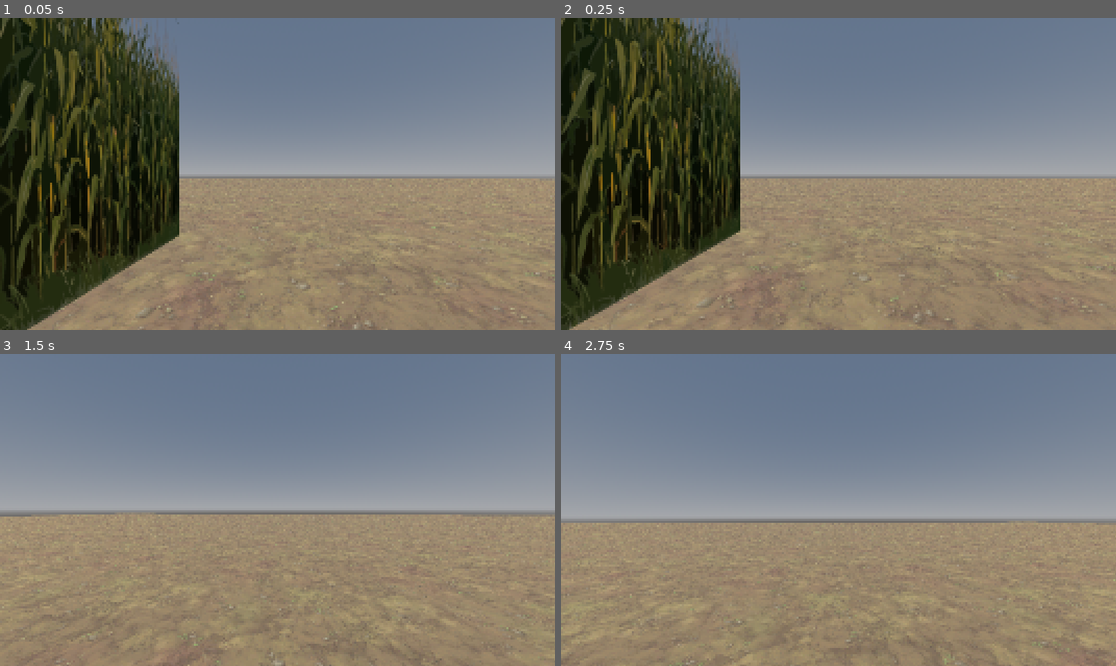
Above: before the commit, frames 1-4 (two rows, left to right).
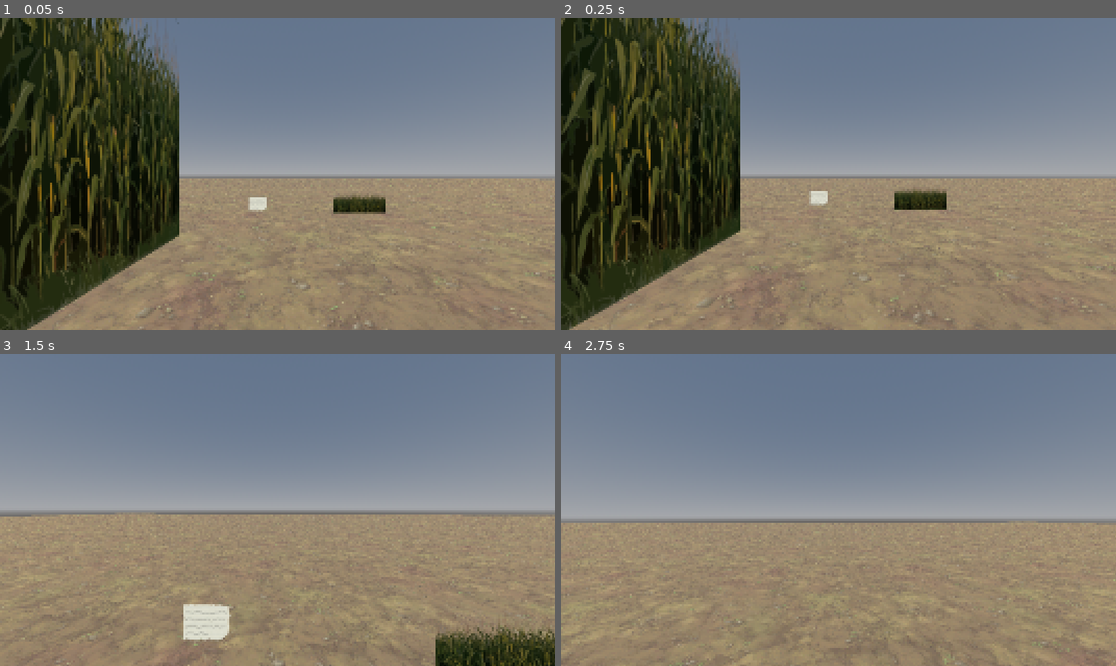
Above: after the commit, the same moments.

Repository: ericholtz/cornkeeper
Game: Godot game, scene res://scenes/Main.tscn
Same seed, same stepped clock (60 frames per second), same inputs: the game is played once before the commit and once after it.
Inputs (mouse positions are in pixels of both pictures, inside the frame that each line leads up to):
- Up to frame 1 (0.05 s): no input
- Up to frame 2 (0.25 s): no input
- Up to frame 3 (1.5 s): tap Enter (enter, bound only after the commit) at 0.5, 0.8, 1.35 s; move the mouse to (305, 510) at 0.52 s; hold Shift (run) 0.53-1.28 s; hold W (up) from 0.53 s (still down); tap Space (jump) at 0.77, 1.07 s; move the mouse to (249, 510) at 1.27 s
- Up to frame 4 (2.75 s): keep holding W (up); tap Space (jump) at 1.52, 1.55, 1.82 s; move the mouse to (849, 503) at 2.02 s; hold Space (jump) from 2.03 s (still down); tap Shift (run) at 2.3 s

The runs differ from the first frame. In frame 1, 0.7% of the frame differs, in the area x 44-70%, y 56-63%; in frame 2, 0.7%; in frame 3, 3.3%, in the area x 33-100%, y 80-100%; in frame 4, nothing differs.

Commit message:
add item scene and item pickup UI

Diff:
--- a/project.godot
+++ b/project.godot
@@ -52,6 +52,12 @@
 "events": [Object(InputEventKey,"resource_local_to_scene":false,"resource_name":"","device":-1,"window_id":0,"alt_press …(191 unchanged characters)…
 ]
 }
+enter={
+"deadzone": 0.2,
+"events": [Object(InputEventKey,"resource_local_to_scene":false,"resource_name":"","device":-1,"window_id":0,"alt_pressed":false,"shift_pressed":false,"ctrl_pressed":false,"meta_pressed":false,"pressed":false,"keycode":0,"physical_keycode":4194309,"key_label":0,"unicode":0,"location":0,"echo":false,"script":null)
+, Object(InputEventKey,"resource_local_to_scene":false,"resource_name":"","device":-1,"window_id":0,"alt_pressed":false,"shift_pressed":false,"ctrl_pressed":false,"meta_pressed":false,"pressed":false,"keycode":0,"physical_keycode":4194305,"key_label":0,"unicode":0,"location":0,"echo":false,"script":null)
+]
+}
 
 [physics]
 
--- a/scenes/Main.tscn
+++ b/scenes/Main.tscn
@@ -1,9 +1,55 @@
-[gd_scene load_steps=11 format=3 uid="uid://c4e51kfpx6arm"]
+[gd_scene load_steps=20 format=3 uid="uid://c4e51kfpx6arm"]
 
 [ext_resource type="Script" uid="uid://1hhm4frsfmg0" path="res://scripts/player.gd" id="1_elqb8"]
+[ext_resource type="Script" uid="uid://b4f4ftufuuk3g" path="res://scripts/main.gd" id="1_jlsqs"]
+[ext_resource type="Texture2D" uid="uid://b3x1mbf5pjhci" path="res://assets/textures/paper.png" id="1_nxtc6"]
 [ext_resource type="Texture2D" uid="uid://v7cisiedn0tw" path="res://assets/textures/Dirt_01.png" id="1_rvslj"]
+[ext_resource type="FontFile" uid="uid://dgt7opul7e8ux" path="res://assets/Scary Vampire.ttf" id="2_jlsqs"]
 [ext_resource type="Texture2D" uid="uid://cxs8ntajf2qcc" path="res://assets/textures/corn-square.png" id="2_rarhs"]
 [ext_resource type="Shader" uid="uid://dxjvowr432mde" path="res://shaders/pixelate.gdshader" id="3_0bbpv"]
+[ext_resource type="Texture2D" uid="uid://byxkxn6xkw4u2" path="res://assets/textures/corn.png" id="5_q8u5g"]
+[ext_resource type="PackedScene" uid="uid://cch5xs6eu3kly" path="res://scenes/items/Item.tscn" id="5_vcsgt"]
+
+[sub_resource type="Theme" id="Theme_q8u5g"]
+default_font = ExtResource("2_jlsqs")
+Label/font_sizes/font_size = 100
+
+[sub_resource type="Animation" id="Animation_jlsqs"]
+resource_name = "textflash"
+loop_mode = 1
+tracks/0/type = "value"
+tracks/0/imported = false
+tracks/0/enabled = true
+tracks/0/path = NodePath("pressenter:theme_override_colors/font_color")
+tracks/0/interp = 2
+tracks/0/loop_wrap = true
+tracks/0/keys = {
+"times": PackedFloat32Array(0, 0.5),
+"transitions": PackedFloat32Array(1, 1),
+"update": 0,
+"values": [Color(1, 1, 1, 1), Color(0.5609549, 0.5609549, 0.5609549, 1)]
+}
+
+[sub_resource type="Animation" id="Animation_q8u5g"]
+length = 0.001
+tracks/0/type = "value"
+tracks/0/imported = false
+tracks/0/enabled = true
+tracks/0/path = NodePath("pressenter:theme_override_colors/font_color")
+tracks/0/interp = 1
+tracks/0/loop_wrap = true
+tracks/0/keys = {
+"times": PackedFloat32Array(0),
+"transitions": PackedFloat32Array(1),
+"update": 0,
+"values": [Color(1, 1, 1, 1)]
+}
+
+[sub_resource type="AnimationLibrary" id="AnimationLibrary_lhr70"]
+_data = {
+&"RESET": SubResource("Animation_q8u5g"),
+&"textflash": SubResource("Animation_jlsqs")
+}
 
 [sub_resource type="ProceduralSkyMaterial" id="ProceduralSkyMaterial_elqb8"]
 
@@ -27,6 +73,74 @@
 [sub_resource type="CapsuleShape3D" id="CapsuleShape3D_rarhs"]
 
 [node name="Main" type="Node3D"]
+script = ExtResource("1_jlsqs")
+
+[node name="UI" type="CanvasLayer" parent="."]
+
+[node name="ItemScreen" type="Control" parent="UI"]
+visible = false
+layout_mode = 3
+anchors_preset = 15
+anchor_right = 1.0
+anchor_bottom = 1.0
+grow_horizontal = 2
+grow_vertical = 2
+
+[node name="ColorRect" type="ColorRect" parent="UI/ItemScreen"]
+layout_mode = 1
+anchors_preset = 15
+anchor_right = 1.0
+anchor_bottom = 1.0
+grow_horizontal = 2
+grow_vertical = 2
+color = Color(0, 0, 0, 0.6117647)
+
+[node name="HBoxContainer" type="VBoxContainer" parent="UI/ItemScreen"]
+layout_mode = 1
+anchors_preset = 8
+anchor_left = 0.5
+anchor_top = 0.5
+anchor_right = 0.5
+anchor_bottom = 0.5
+offset_left = -227.0
+offset_top = -340.0
+offset_right = 227.0
+offset_bottom = 135.0
+grow_horizontal = 2
+grow_vertical = 2
+
+[node name="TextureRect" type="TextureRect" parent="UI/ItemScreen/HBoxContainer"]
+layout_mode = 2
+texture = ExtResource("1_nxtc6")
+stretch_mode = 3
+
+[node name="Label" type="Label" parent="UI/ItemScreen/HBoxContainer"]
+layout_mode = 2
+theme = SubResource("Theme_q8u5g")
+text = "Text..."
+horizontal_alignment = 1
+
+[node name="pressenter" type="Label" parent="UI/ItemScreen"]
+layout_mode = 1
+anchors_preset = 7
+anchor_left = 0.5
+anchor_top = 1.0
+anchor_right = 0.5
+anchor_bottom = 1.0
+offset_left = -393.5
+offset_top = -136.28003
+offset_right = 393.5
+offset_bottom = -44.279785
+grow_horizontal = 2
+grow_vertical = 0
+theme = SubResource("Theme_q8u5g")
+theme_override_colors/font_color = Color(1, 1, 1, 1)
+text = "press enter to continue..."
+
+[node name="textflash" type="AnimationPlayer" parent="UI/ItemScreen"]
+libraries = {
+&"": SubResource("AnimationLibrary_lhr70")
+}
 
 [node name="Environment" type="Node3D" parent="."]
 
@@ -36,6 +150,18 @@
 [node name="DirectionalLight3D" type="DirectionalLight3D" parent="Environment"]
 transform = Transform3D(1, 0, 0, 0, -0.46210456, 0.88682544, 0, -0.88682544, -0.46210456, 0, 6.2376814, 0)
 light_energy = 2.0
+
+[node name="Items" type="Node3D" parent="."]
+
+[node name="Paper" parent="Items" instance=ExtResource("5_vcsgt")]
+transform = Transform3D(1, 0, 0, 0, 1, 0, 0, 0, 1, -0.96858644, 0.5393713, -9.827168)
+description = "To anyone that finds this, I'm sorry...
+The cornkeeper has found me."
+
+[node name="anotha" parent="Items" instance=ExtResource("5_vcsgt")]
+transform = Transform3D(1, 0, 0, 0, 1, 0, 0, 0, 1, 3.9591355, 0.5393713, -9.827168)
+sprite_texture = ExtResource("5_q8u5g")
+description = "mmm corn"
 
 [node name="Level" type="Node3D" parent="."]
 
--- /dev/null
+++ b/scenes/items/Item.tscn
@@ -0,0 +1,66 @@
+[gd_scene load_steps=7 format=3 uid="uid://cch5xs6eu3kly"]
+
+[ext_resource type="Script" uid="uid://day5h7c3aqmcj" path="res://scripts/item.gd" id="1_5uh1b"]
+[ext_resource type="Texture2D" uid="uid://b3x1mbf5pjhci" path="res://assets/textures/paper.png" id="2_iw0db"]
+
+[sub_resource type="Animation" id="Animation_iw0db"]
+resource_name = "idle"
+length = 1.5
+loop_mode = 1
+tracks/0/type = "value"
+tracks/0/imported = false
+tracks/0/enabled = true
+tracks/0/path = NodePath("Sprite3D:position:y")
+tracks/0/interp = 2
+tracks/0/loop_wrap = true
+tracks/0/keys = {
+"times": PackedFloat32Array(0, 0.75),
+"transitions": PackedFloat32Array(1, 1),
+"update": 0,
+"values": [0.0, 0.6]
+}
+
+[sub_resource type="Animation" id="Animation_we3um"]
+length = 0.001
+tracks/0/type = "value"
+tracks/0/imported = false
+tracks/0/enabled = true
+tracks/0/path = NodePath("Sprite3D:position:y")
+tracks/0/interp = 1
+tracks/0/loop_wrap = true
+tracks/0/keys = {
+"times": PackedFloat32Array(0),
+"transitions": PackedFloat32Array(1),
+"update": 1,
+"values": [0.0]
+}
+
+[sub_resource type="AnimationLibrary" id="AnimationLibrary_ycbtm"]
+_data = {
+&"RESET": SubResource("Animation_we3um"),
+&"idle": SubResource("Animation_iw0db")
+}
+
+[sub_resource type="BoxShape3D" id="BoxShape3D_iw0db"]
+size = Vector3(1, 3.3797607, 4.36145)
+
+[node name="Item" type="Area3D"]
+script = ExtResource("1_5uh1b")
+sprite_texture = ExtResource("2_iw0db")
+
+[node name="Sprite3D" type="Sprite3D" parent="."]
+transform = Transform3D(0.2, 0, 0, 0, 0.2, 0, 0, 0, 0.2, 0, 0, 0)
+billboard = 1
+texture = ExtResource("2_iw0db")
+
+[node name="AnimationPlayer" type="AnimationPlayer" parent="."]
+libraries = {
+&"": SubResource("AnimationLibrary_ycbtm")
+}
+autoplay = "idle"
+
+[node name="CollisionShape3D" type="CollisionShape3D" parent="."]
+transform = Transform3D(0.2, 0, 0, 0, 0.2, 0, 0, 0, 0.2, 0, 0.23797607, -0.02098389)
+shape = SubResource("BoxShape3D_iw0db")
+
+[connection signal="body_entered" from="." to="." method="_on_body_entered"]
--- /dev/null
+++ b/scripts/item.gd
@@ -0,0 +1,15 @@
+extends Node3D
+
+@export var sprite_texture: CompressedTexture2D = null
+@export_multiline var description: String = ""
+
+@onready var sprite = $Sprite3D
+@onready var root = get_tree().get_current_scene()
+
+signal item_pickup(item_image, flavor_text)
+
+func _ready() -> void:
+	sprite.texture = sprite_texture
+
+func _on_body_entered(body: Node3D) -> void:
+	emit_signal("item_pickup", sprite_texture, description)
--- /dev/null
+++ b/scripts/main.gd
@@ -0,0 +1,33 @@
+extends Node3D
+
+@onready var item_ui = $UI/ItemScreen
+@onready var player = $Player
+var item_ui_active: bool = false
+
+func _ready() -> void:
+	# connect all item signals to this script
+	for item in get_node("Items").get_children():
+		item.connect("item_pickup", Callable(_on_item_pickup))
+
+func _process(delta: float) -> void:
+	if item_ui_active and Input.is_action_just_pressed("enter"):
+		show_item_ui(false)
+		player.enable()
+
+func _on_item_pickup(item_image, flavor_text):
+	# set flavor text and image
+	var texture_rect = item_ui.get_node("HBoxContainer/TextureRect")
+	var flavor_label = item_ui.get_node("HBoxContainer/Label")
+	texture_rect.texture = item_image
+	flavor_label.text = flavor_text
+	player.disable()
+	show_item_ui(true)
+
+func show_item_ui(toggle):
+	item_ui.visible = toggle
+	item_ui_active = toggle
+	var player = item_ui.get_node("textflash")
+	if toggle:
+		player.play("textflash")
+	else:
+		player.stop()
--- a/scripts/player.gd
+++ b/scripts/player.gd
@@ -2,6 +2,7 @@
 
 @onready var head = $head
 @onready var camera = $head/Camera3D
+@onready var main = get_tree().get_current_scene()
 const CAM_FOV = 75
 const JUMP_VELOCITY = 8
 const WALK_SPEED = 5
@@ -9,9 +10,9 @@
 const LERP_SPEED = 8
 const MOUSE_VELOCITY = 0.1
 
+var active = true
 var speed = 5.0
 var health = 100
-
 var gravity = ProjectSettings.get_setting("physics/3d/default_gravity")
 var direction = Vector3.ZERO
 var running = false
@@ -21,41 +22,51 @@
 	camera.fov = CAM_FOV
 
 func _input(event):
-	if event is InputEventMouseMotion:
-		rotate_y(-deg_to_rad(event.relative.x * MOUSE_VELOCITY))
-		head.rotate_x(-deg_to_rad(event.relative.y * MOUSE_VELOCITY))
-		head.rotation.x = clamp(head.rotation.x, -PI/2, PI/2)
+	if active:
+		if event is InputEventMouseMotion:
+			rotate_y(-deg_to_rad(event.relative.x * MOUSE_VELOCITY))
+			head.rotate_x(-deg_to_rad(event.relative.y * MOUSE_VELOCITY))
+			head.rotation.x = clamp(head.rotation.x, -PI/2, PI/2)
 
 func _physics_process(delta):
+	# gravity update
 	if not is_on_floor():
 		velocity.y -= gravity * delta
 
-	var input_run = Input.is_action_pressed("run")
-	if running != input_run:
-		# increase the FOV slightly when running
-		var fov_tween = create_tween()
-		fov_tween.tween_property(camera, "fov", CAM_FOV + 5 if input_run else CAM_FOV, 0.15).from_current()
+	# only process input if the player is active
+	if active:
+		var input_run = Input.is_action_pressed("run")
+		if running != input_run:
+			# increase the FOV slightly when running
+			var fov_tween = create_tween()
+			fov_tween.tween_property(camera, "fov", CAM_FOV + 5 if input_run else CAM_FOV, 0.15).from_current()
 
-		if input_run:
-			speed = RUN_SPEED
+			if input_run:
+				speed = RUN_SPEED
+			else:
+				speed = WALK_SPEED
+			running = input_run
+
+		if Input.is_action_pressed("jump") and is_on_floor():
+			velocity.y = JUMP_VELOCITY
+
+		var input_dir = Input.get_vector("left", "right", "up", "down")
+		direction = lerp(direction, (transform.basis * Vector3(input_dir.x, 0, input_dir.y)).normalized(), LERP_SPEED * delta)
+
+		if direction:
+			velocity.x = direction.x * speed
+			velocity.z = direction.z * speed
 		else:
-			speed = WALK_SPEED
-		running = input_run
+			velocity.x = move_toward(velocity.x, 0, speed)
+			velocity.z = move_toward(velocity.z, 0, speed)
 
-	if Input.is_action_pressed("jump") and is_on_floor():
-		velocity.y = JUMP_VELOCITY
-
-	var input_dir = Input.get_vector("left", "right", "up", "down")
-	direction = lerp(direction, (transform.basis * Vector3(input_dir.x, 0, input_dir.y)).normalized(), LERP_SPEED * delta)
-
-	if direction:
-		velocity.x = direction.x * speed
-		velocity.z = direction.z * speed
-	else:
-		velocity.x = move_toward(velocity.x, 0, speed)
-		velocity.z = move_toward(velocity.z, 0, speed)
-
+	# apply velocity
 	move_and_slide()
 
-func jump():
-	pass
+func disable():
+	active = false
+	velocity = Vector3.ZERO
+	direction = Vector3.ZERO
+
+func enable():
+	active = true
Binary file added: assets/Scary Vampire.ttf
Not shown, added: assets/Scary Vampire.ttf.import
Binary file added: assets/textures/paper.png
Not shown, added: assets/textures/paper.png.import
Not shown, added: scripts/item.gd.uid
Not shown, added: scripts/main.gd.uid
